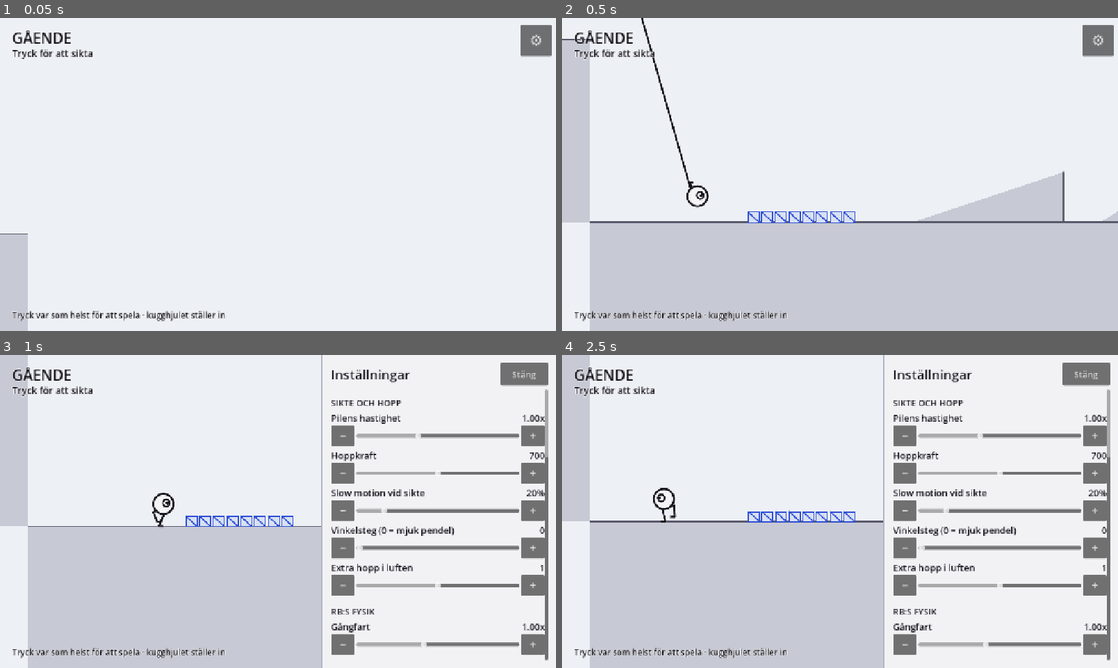
Above: before the commit, frames 1-4 (two rows, left to right).
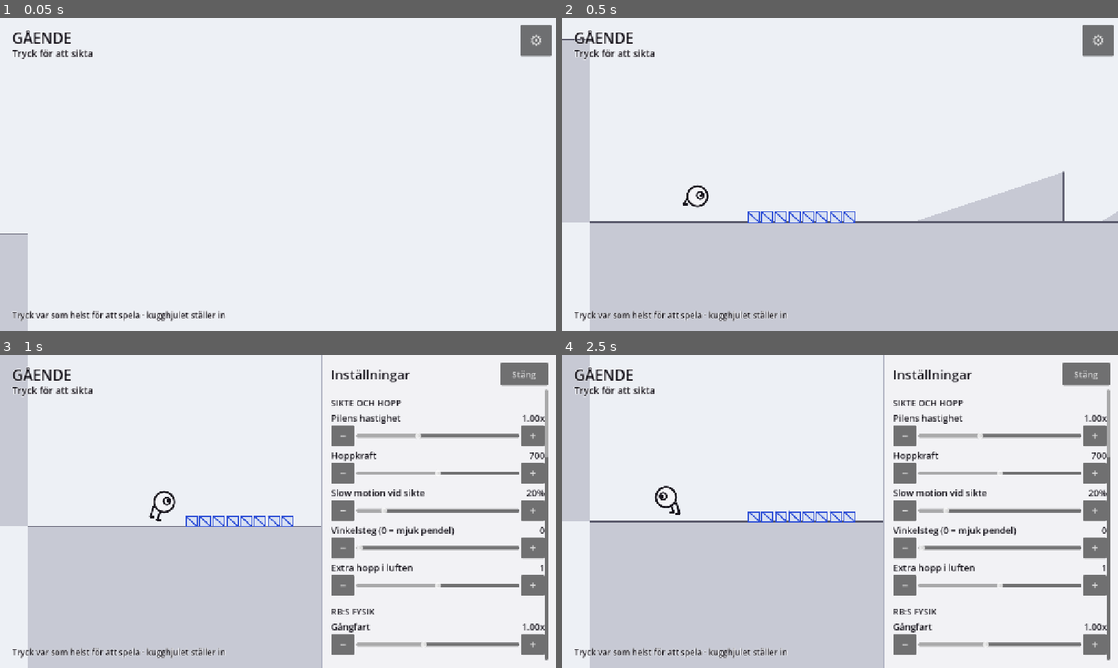
Above: after the commit, the same moments.

Repository: ojojboll-ui/Robo-ball
Game: Godot game, scene res://main/main.tscn
Same seed, same stepped clock (60 frames per second), same inputs: the game is played once before the commit and once after it.
Inputs:
- Up to frame 1 (0.05 s): no input
- Up to frame 2 (0.5 s): no input
- Up to frame 3 (1 s): click "⚙" at 0.5 s
- Up to frame 4 (2.5 s): click "Stäng" at 1.25 s; click "⚙" at 2 s

Frame 1 is identical in both runs. In frame 2, 0.2% of the frame differs, in the area x 14-24%, y 0-60%; in frame 3, 0.2%; in frame 4, 0.3%, in the area x 16-22%, y 41-54%.

Commit message:
Stop feet grabbing at nearby platforms
Reported: legs sometimes stretched very long and stuck for half a second
on platforms beside or above RB.

The stretching had two causes. The foot probe reached 28 px up and 70 px
down from the intended step, far enough to find surfaces that were not
the ground he stands on, and it accepted any hit regardless of which way
that surface faced. It now probes 12 up and 26 down, takes a hit only if
its normal agrees with the ground he is standing on — so walls and the
undersides of platforms are ignored — and clamps the result to what the
leg can actually reach.

The half-second stick was worse and separate. While airborne the feet
were marked as mid-step with the step already timed out, so the first
frame back on the ground snapped them to the *previous* step's endpoint,
which could be across the level. The foot then swept back over half a
second, dragging a stretched leg with it. Airborne feet now count as
planted where they hang, with no stale target left behind.

Belt and braces on top: a leg stretched to its limit takes its step
immediately even if the other is mid-step, a foot that somehow lands
absurdly far away is brought home in one frame rather than swept, and
foot distance is hard-capped at leg length — better that a foot slides
the last pixel than that the leg is drawn stretched.

Measured walking the platform staircase, the crate towers, the bridge and
the roll level's ramps: worst extension was 1698 px before, 38.4 px after,
against a leg length of 37.

Co-Authored-By: Claude Opus 5 <noreply@anthropic.com>
Claude-Session: https://claude.ai/code/session_01BFuXiawrAFSoffrH8t6SUi

Diff:
--- a/game/actor/legs.gd
+++ b/game/actor/legs.gd
@@ -28,6 +28,14 @@
 const DAMPING := 22.0
 const MIN_STRIDE := 22.0
 const MAX_STRIDE := 46.0
+## Så långt benet når. En fot bortom det här går inte att stå på — då sträcks
+## benet ut och ser trasigt ut, vilket är precis vad som hände när strålen
+## hittade en plattform bakom eller ovanför RB.
+const REACH := THIGH + SHIN - 3.0
+## Hur långt ovanför och nedanför den tänkta fotpunkten vi letar. Kort med flit:
+## benet ska söka marken **under sig**, inte närmsta yta i grannskapet.
+const PROBE_UP := 12.0
+const PROBE_DOWN := 26.0
 
 var feet := [Vector2.ZERO, Vector2.ZERO]
 var planted := [true, true]
@@ -69,6 +77,15 @@
 	var t := Vector2(-normal.y, normal.x)
 	var stride := clampf(MIN_STRIDE + absf(speed) * 0.12, MIN_STRIDE, MAX_STRIDE)
 	var hip_list := hips(normal)
+
+	# Skyddsnät: en fot som ändå hamnat orimligt långt bort flyttas hem direkt
+	# i stället för att svepa dit över en halv sekund.
+	for i in 2:
+		if ((feet[i] as Vector2) - (hip_list[i] as Vector2)).length() > REACH * 1.6:
+			feet[i] = (hip_list[i] as Vector2) - normal * (BODY_HEIGHT - 10.0)
+			step_to[i] = feet[i]
+			step_t[i] = 1.0
+			planted[i] = true
 
 	for i in 2:
 		if planted[i]:
@@ -82,10 +99,17 @@
 			var k: float = step_t[i]
 			feet[i] = (step_from[i] as Vector2).lerp(step_to[i], k) + normal * sin(k * PI) * LIFT
 
-	# Ett ben i taget. Står båda och ett av dem har hamnat för långt bak tar
-	# det steget — det är därför gången blir omväxlande och inte hoppig.
+	# Ett ben som sträckts till bristningsgränsen måste flytta sig genast, även
+	# om det andra är mitt i ett steg. Annars sträcks benet ut tills det andra
+	# hunnit sätta ner foten, och det syns.
+	for i in 2:
+		if planted[i] and ((feet[i] as Vector2) - (hip_list[i] as Vector2)).length() > REACH * 0.9:
+			_begin_step(rb, normal, i, stride, speed, hip_list[i])
+
+	# I övrigt ett ben i taget: står båda och ett av dem har hamnat för långt
+	# bak tar det steget. Det är därför gången blir omväxlande och inte hoppig.
 	if planted[0] and planted[1]:
-		var worst := -1
+		var choice := -1
 		var worst_lag := stride * 0.5
 		for i in 2:
 			var lag: float = -((feet[i] as Vector2) - (hip_list[i] as Vector2)).dot(t) * signf(speed)
@@ -93,33 +117,60 @@
 				lag = absf(((feet[i] as Vector2) - (hip_list[i] as Vector2)).dot(t)) - stride * 0.4
 			if lag > worst_lag:
 				worst_lag = lag
-				worst = i
-		if worst >= 0:
-			_begin_step(rb, normal, worst, stride, speed, hip_list[worst])
+				choice = i
+		if choice >= 0:
+			_begin_step(rb, normal, choice, stride, speed, hip_list[choice])
+
+	# Hårt tak. Benet är så här långt och inte längre — hellre att foten glider
+	# den sista biten än att benet ritas utsträckt.
+	for i in 2:
+		var d: Vector2 = (feet[i] as Vector2) - (hip_list[i] as Vector2)
+		if d.length() > REACH:
+			feet[i] = (hip_list[i] as Vector2) + d.normalized() * REACH
 
 func _begin_step(rb: Node2D, normal: Vector2, i: int, stride: float, speed: float, hip: Vector2) -> void:
 	var t := Vector2(-normal.y, normal.x)
 	var forward := signf(speed) if speed != 0.0 else 1.0
 	var aim := hip + t * forward * stride * 0.55
 	var space := rb.get_world_2d().direct_space_state
-	var from := aim + normal * 28.0
-	var to := aim - normal * 70.0
-	var query := PhysicsRayQueryParameters2D.create(from, to, rb.collision_mask, [rb.get_rid()])
+	var query := PhysicsRayQueryParameters2D.create(
+		aim + normal * PROBE_UP, aim - normal * PROBE_DOWN, rb.collision_mask, [rb.get_rid()])
 	var hit := space.intersect_ray(query)
+
+	# Marken under foten, inte närmsta yta åt något håll: träffen måste luta åt
+	# samma håll som underlaget han står på, annars är det en vägg eller
+	# undersidan av en plattform.
+	var target := aim
+	if not hit.is_empty() and (hit["normal"] as Vector2).dot(normal) > 0.35:
+		target = hit["position"]
+	else:
+		target = hip - normal * (BODY_HEIGHT - 10.0)
+
+	# Och aldrig längre bort än benet räcker.
+	var reach_vec := target - hip
+	if reach_vec.length() > REACH:
+		target = hip + reach_vec.normalized() * REACH
+
 	step_from[i] = feet[i]
-	step_to[i] = hit["position"] if not hit.is_empty() else aim
+	step_to[i] = target
 	step_t[i] = 0.0
 	planted[i] = false
 	step_time[i] = clampf(stride / maxf(absf(speed), 40.0) * 0.55, 0.07, 0.32)
 
 ## I luften hänger benen ner under kroppen.
+##
+## Viktigt: de räknas som planterade där de hänger, inte som mitt i ett steg.
+## Markerade vi dem som stegande med stegtiden slut skulle nästa markbildruta
+## flytta foten till *förra* stegets slutpunkt — som mycket väl kan ligga tvärs
+## över banan. Det var felet som gjorde benen jättelånga vid landning.
 func _dangle(normal: Vector2, delta: float) -> void:
 	var t := Vector2(-normal.y, normal.x)
 	for i in 2:
 		var rest := body_point - normal * (BODY_HEIGHT - 6.0) + t * (i * 2.0 - 1.0) * HIP_SPREAD
 		feet[i] = (feet[i] as Vector2).lerp(rest, minf(1.0, delta * 9.0))
-		planted[i] = false
+		planted[i] = true
 		step_t[i] = 1.0
+		step_to[i] = feet[i]
 
 # ---------------------------------------------------------------- kroppen
 
